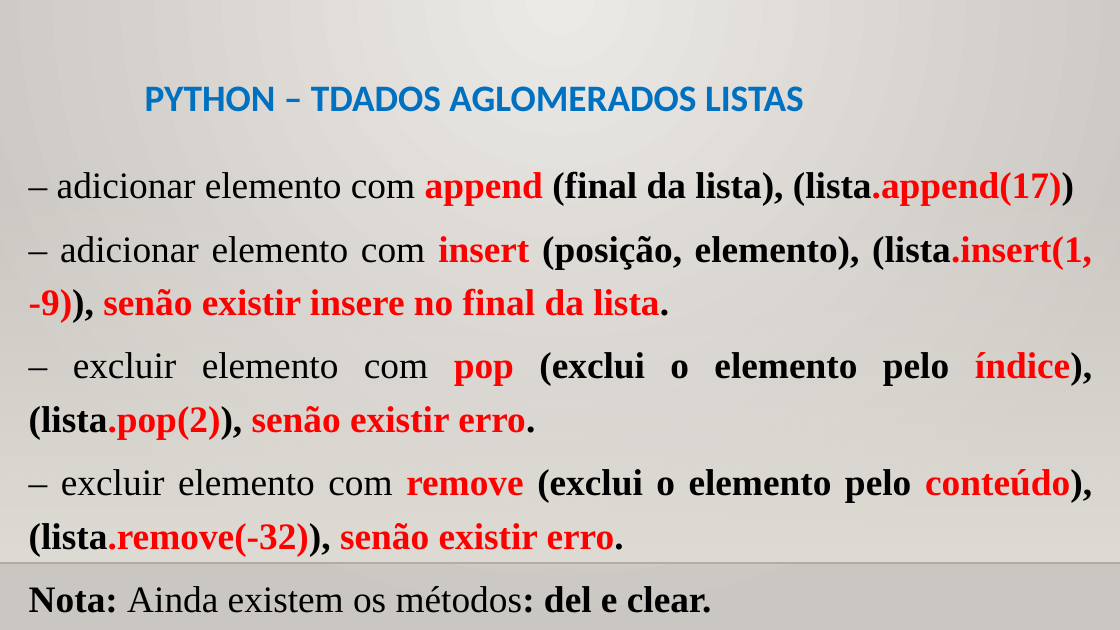
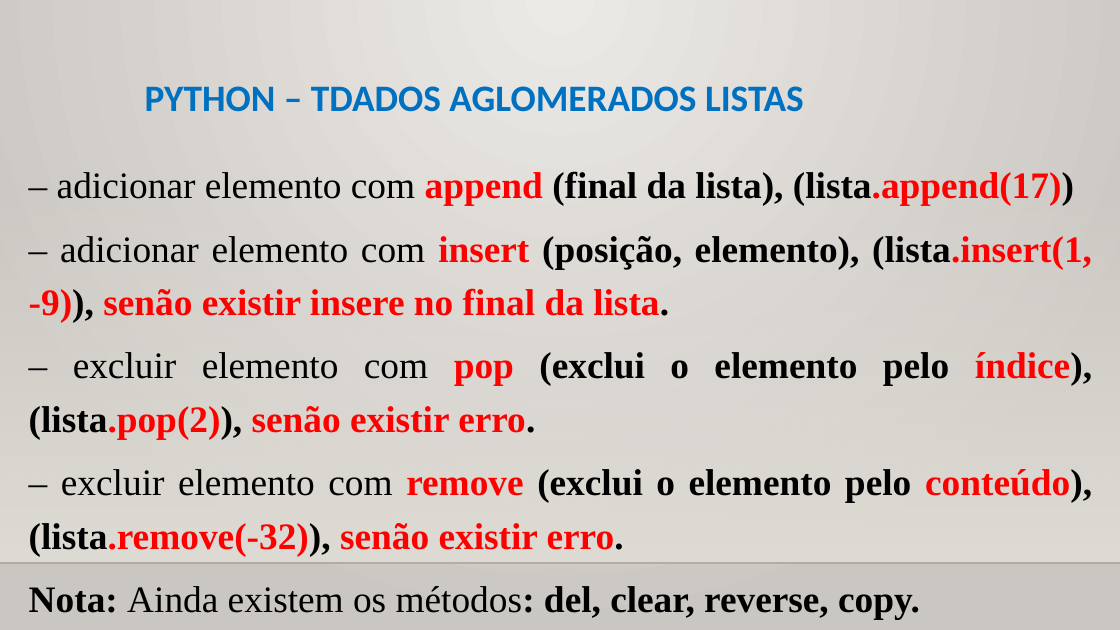
Before and after one commit to CloudEducationBrazil/WydenUniRuyPythonRAD, a slide deck: slide 6 of 01 Classes/Aula 07 RAD Python - Tipos de Dados Aglomerados.pptx. Drawn at 1120x630 pixels with LibreOffice and Linux fonts; fonts in the diff are those of the drawing; background and template pictures are left out. Boxes give left, top, right and bottom in pixels: in the first picture for what was removed or moved away, otherwise in the second. Text is boxed around its words. In the diff, an @@ line names an element or a change of style, - is before the commit and + after.

```diff
--- a/01 Classes/Aula 07 RAD Python - Tipos de Dados Aglomerados.pptx
+++ b/01 Classes/Aula 07 RAD Python - Tipos de Dados Aglomerados.pptx
@@ text at (x1=29, y1=586, x2=920, y2=619): text changed; bold on @@
-Nota: Ainda existem os métodos: del e clear.
+Nota: Ainda existem os métodos: del, clear, reverse, copy.
```
Also in this commit, not shown: 6 other slides changed, 1 slide added, 2 other files.
